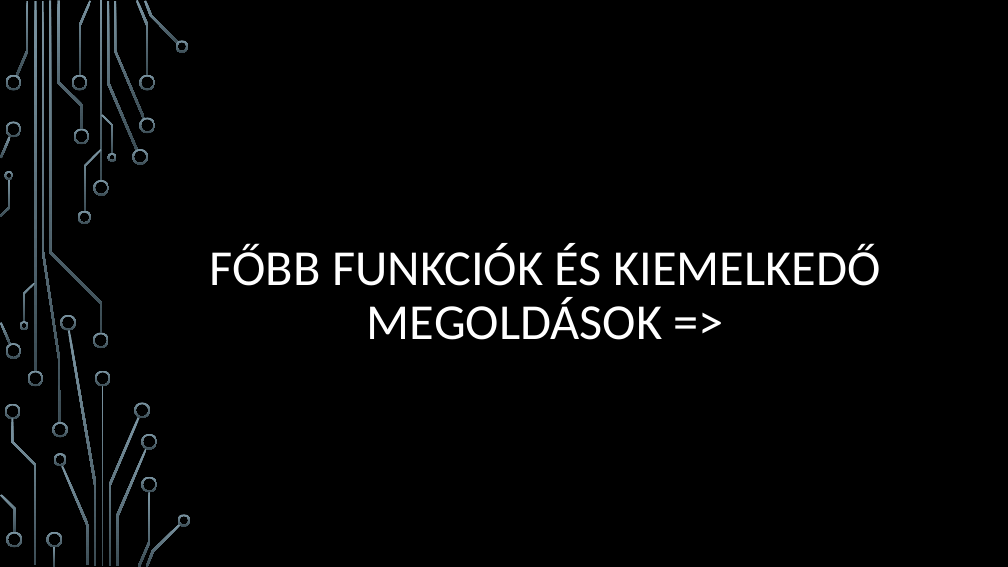
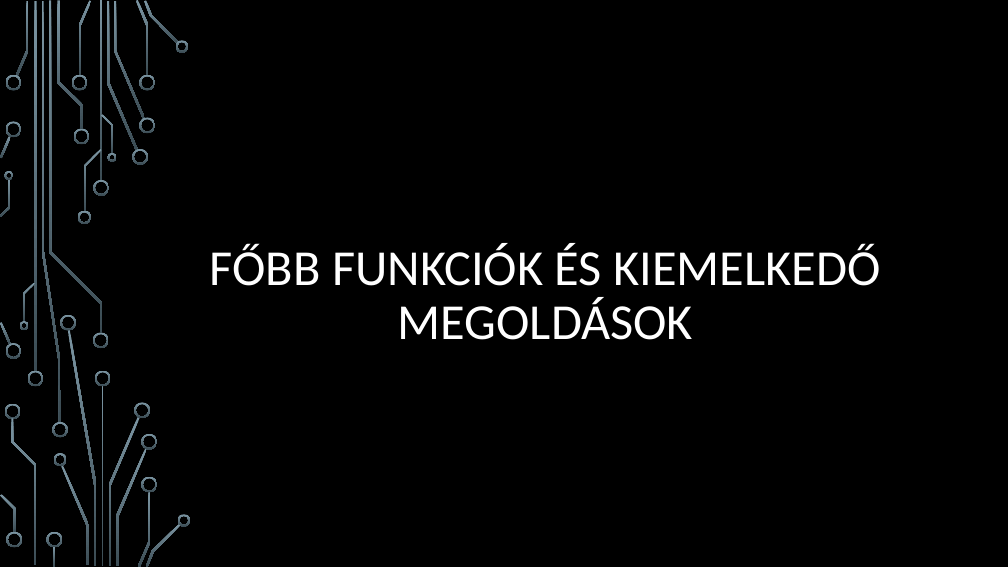
Before and after one commit to MrTahil/hotel, a slide deck: slide 8 of HMZ-rt.pptx. Drawn at 1008x567 pixels with LibreOffice and Linux fonts; fonts in the diff are those of the drawing; background and template pictures are left out. Boxes give left, top, right and bottom in pixels: in the first picture for what was removed or moved away, otherwise in the second. Text is boxed around its words. In the diff, an @@ line names an element or a change of style, - is before the commit and + after.

```diff
--- a/HMZ-rt.pptx
+++ b/HMZ-rt.pptx
@@ title at [210,243,880,340]: text changed @@
-FŐBB FUNKCIÓK ÉS KIEMELKEDŐ MEGOLDÁSOK =>
+FŐBB FUNKCIÓK ÉS KIEMELKEDŐ MEGOLDÁSOK
```
Also in this commit, not shown: 18 other slides changed.
